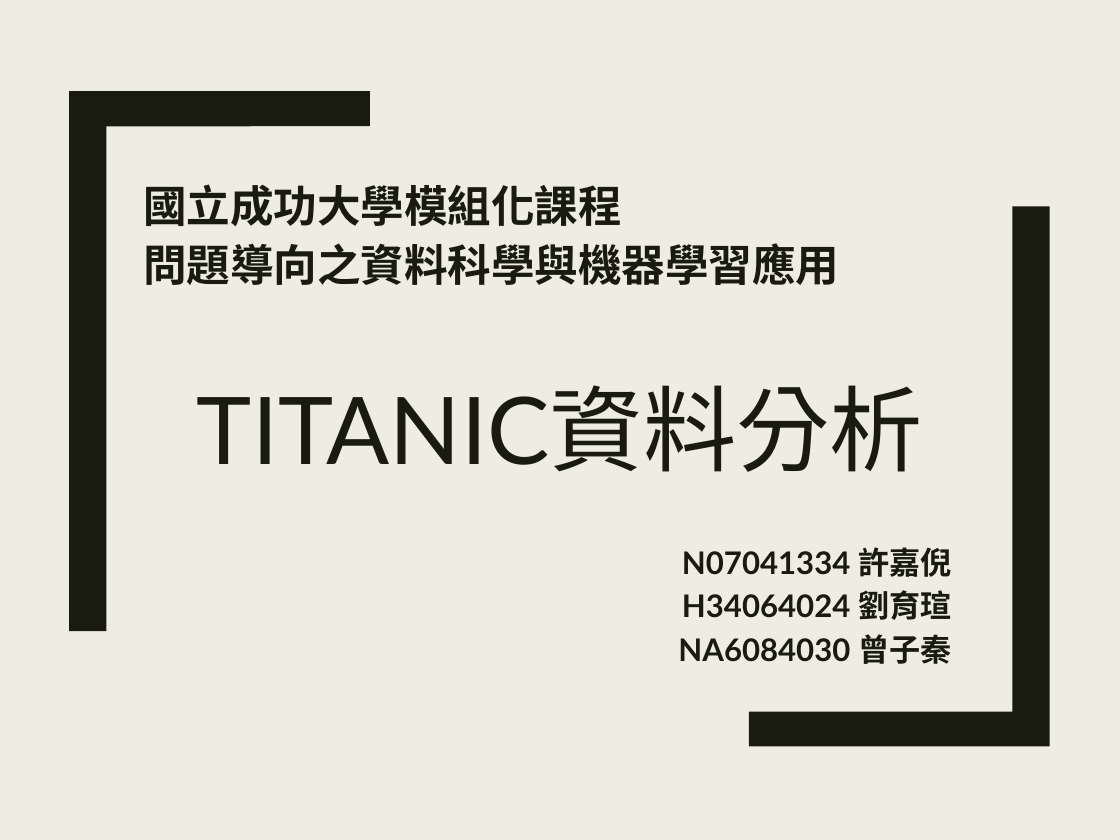
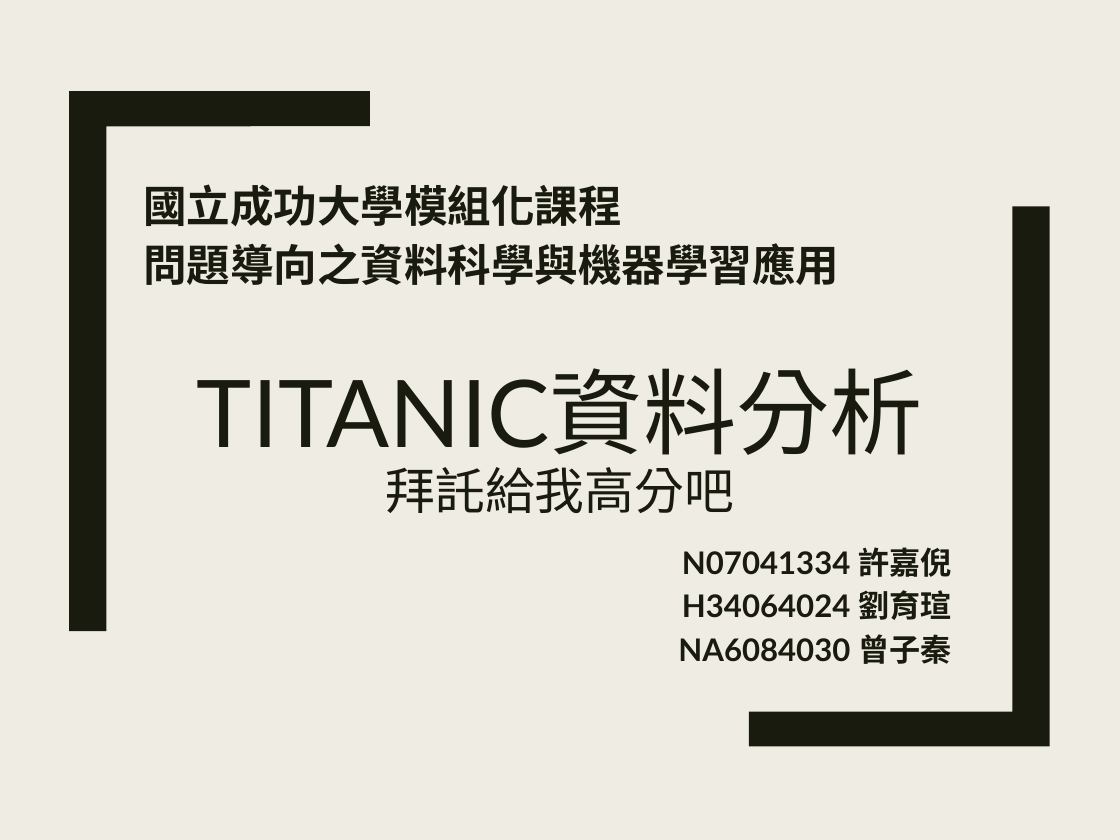
Before and after one commit to Niomoo/nckudm, a slide deck: slide 1 of Final Project/TITANIC資料分析.pptx. Drawn at 1120x840 pixels with LibreOffice and Linux fonts; fonts in the diff are those of the drawing. Boxes give left, top, right and bottom in pixels: in the first picture for what was removed or moved away, otherwise in the second. Text is boxed around its words. In the diff, an @@ line names an element or a change of style, - is before the commit and + after.

```diff
--- a/Final Project/TITANIC資料分析.pptx
+++ b/Final Project/TITANIC資料分析.pptx
@@ title at box(197, 368, 923, 513): text changed @@
-TITANIC資料分析
+TITANIC資料分析
+拜託給我高分吧
```
Also in this commit, not shown: 3 other slides changed, 5 slides added.
